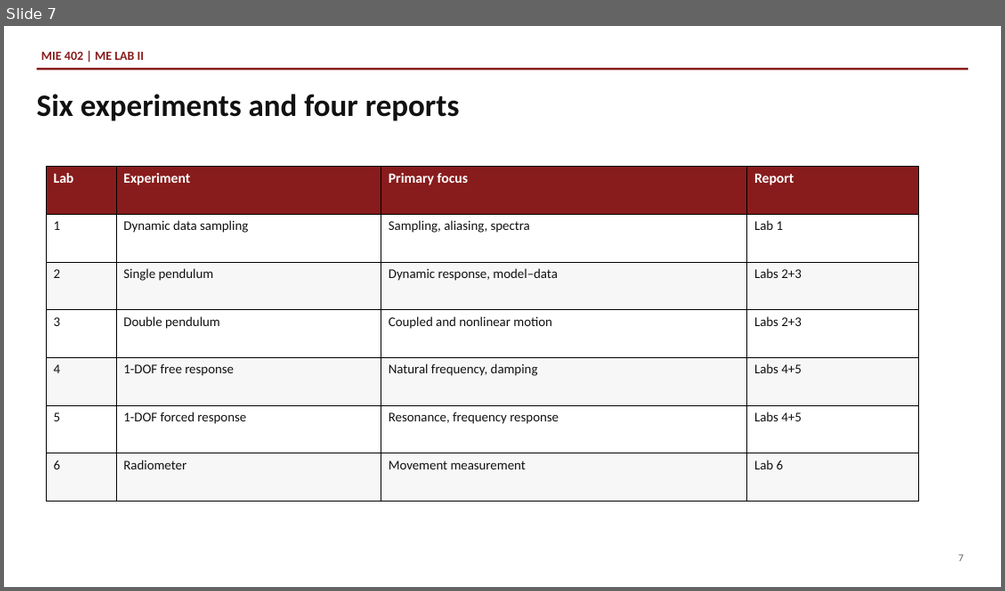
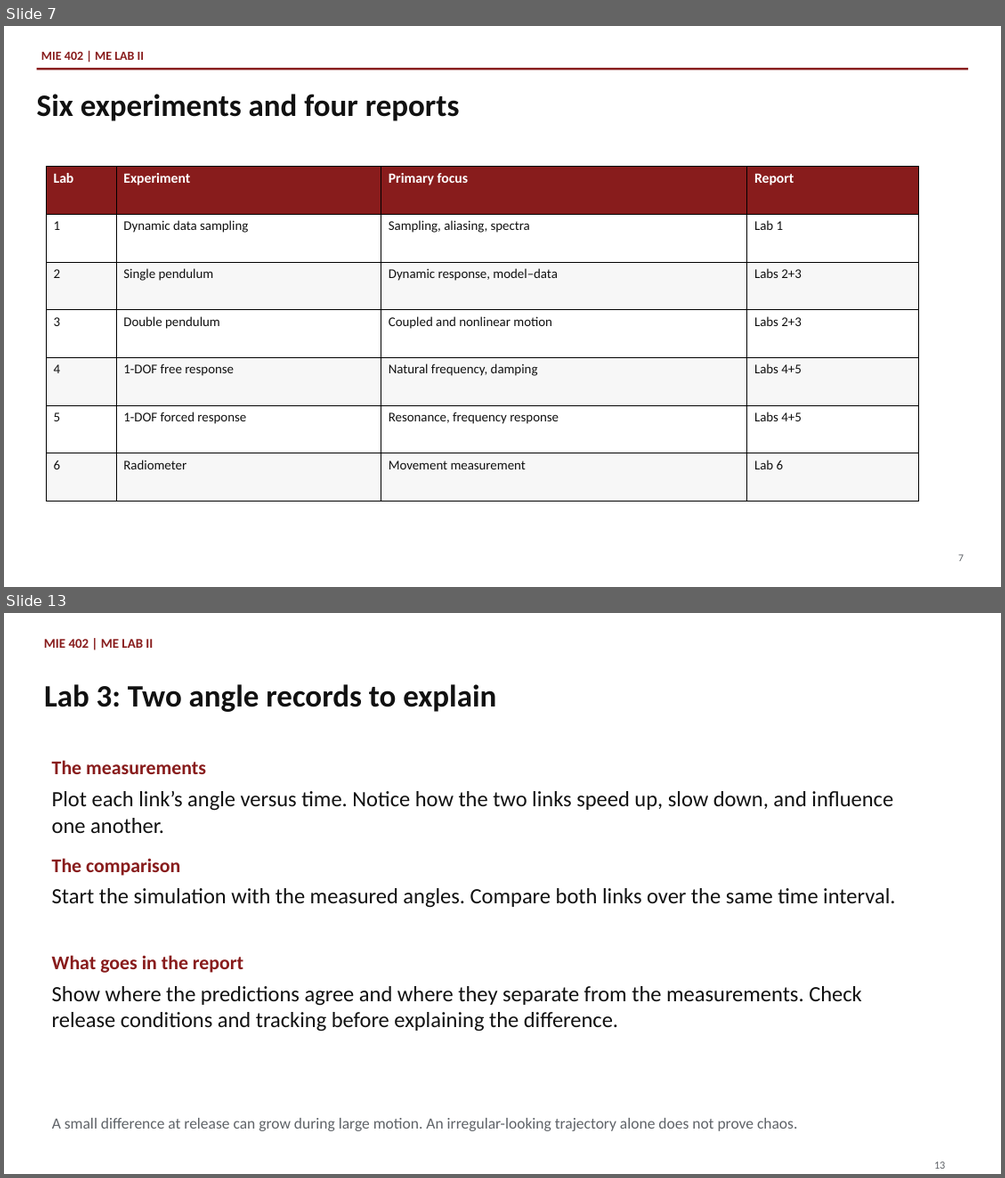
Before and after one commit to Ehsan-Roohi/MIE402-Lab, a slide deck: site/docs/MIE402_Lecture01_Report_Writing_Fall2026_v1.pptx. Shown one above the other, each under a label of ours: slide 7 before the commit, slides 7 and 13 after it; the slides between them are not shown. The pictures are 1005x591 and 1005x1178 pixels, drawn with LibreOffice and Linux fonts; fonts in the diff are those of the drawing. Boxes give left, top, right and bottom in pixels: in the first picture for what was removed or moved away, otherwise in the second. Text is boxed around its words. In the diff, an @@ line names an element or a change of style, - is before the commit and + after.

```diff
--- a/site/docs/MIE402_Lecture01_Report_Writing_Fall2026_v1.pptx
+++ b/site/docs/MIE402_Lecture01_Report_Writing_Fall2026_v1.pptx
@@ slide 13 added at box(4, 613, 1001, 1174), background #FFFFFF @@
@@ text added at box(44, 639, 153, 648), 12.8 pt, text #881C1C, bold @@
+MIE 402 | ME LAB II
@@ text added at box(44, 684, 496, 712), 30 pt, text #111111, bold @@
+Lab 3: Two angle records to explain
@@ text added at box(52, 760, 206, 774), 18.8 pt, text #881C1C, bold @@
+The measurements
@@ text added at box(52, 791, 893, 833), 21 pt, text #111111 @@
+Plot each link’s angle versus time. Notice how the two links speed up, slow down, and influence one another.
@@ text added at box(52, 858, 180, 876), 18.8 pt, text #881C1C, bold @@
+The comparison
@@ text added at box(52, 888, 895, 908), 21 pt, text #111111 @@
+Start the simulation with the measured angles. Compare both links over the same time interval.
@@ text added at box(52, 955, 243, 973), 18.8 pt, text #881C1C, bold @@
+What goes in the report
@@ text added at box(52, 986, 862, 1031), 21 pt, text #111111 @@
+Show where the predictions agree and where they separate from the measurements. Check release conditions and tracking before explaining the difference.
@@ text added at box(52, 1118, 797, 1131), 15 pt, text #5F6368 @@
+A small difference at release can grow during large motion. An irregular-looking trajectory alone does not prove chaos.
@@ text added at box(934, 1161, 945, 1168), 10.5 pt, text #5F6368 @@
+13
```
Also in this commit, not shown: 17 slides changed, 12 other slides added, 7 slides removed, 12 other files.
